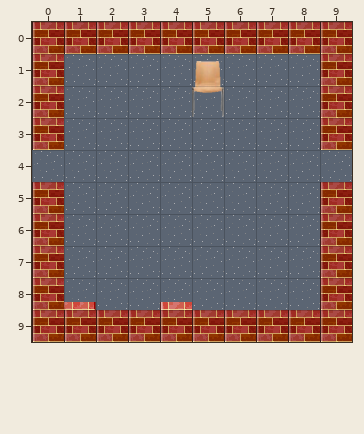
Tiled map (JSON): map/test.json. The first picture shows the starting point.
Cells are 32x32 px. Shown: x 0..9, y 0..9.
Once edited:
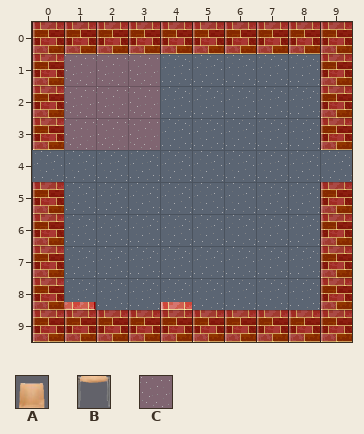
Key: from "Möbel": A 7, B 17; from "material": C 4.
_ is an empty cell.
The edit:
Layer "mauer":
The edit adds tile C in rows 1 to 3 at x 1 to 3.
The edit erases tile A in row 1 at x 5.
The edit erases tile B in row 2 at x 5.
Changed places in both pictures, as pixel boxes (x1, y1, x2, y2):
added: (64, 54, 160, 150)
removed: (192, 61, 224, 117)
